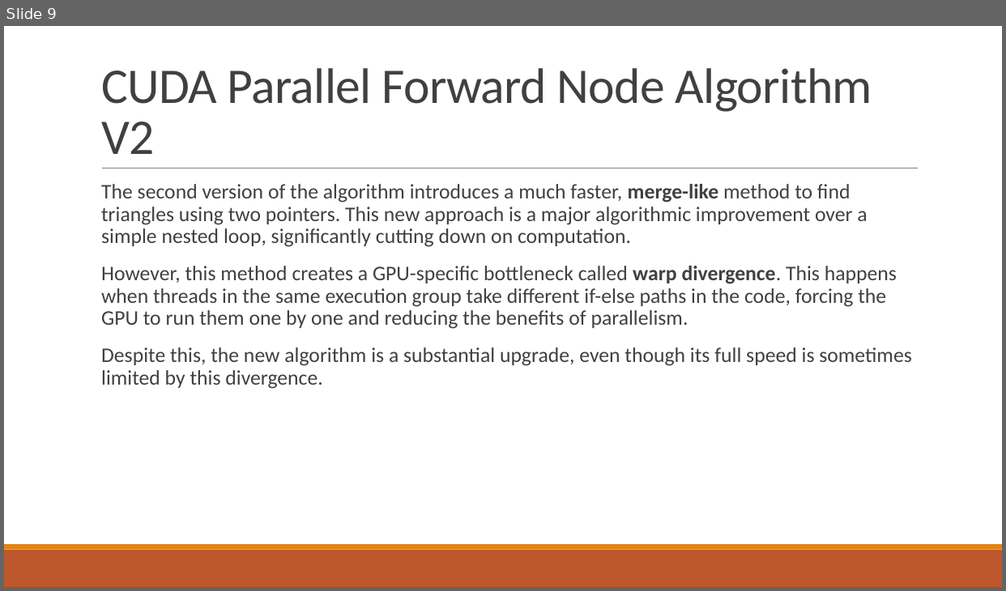
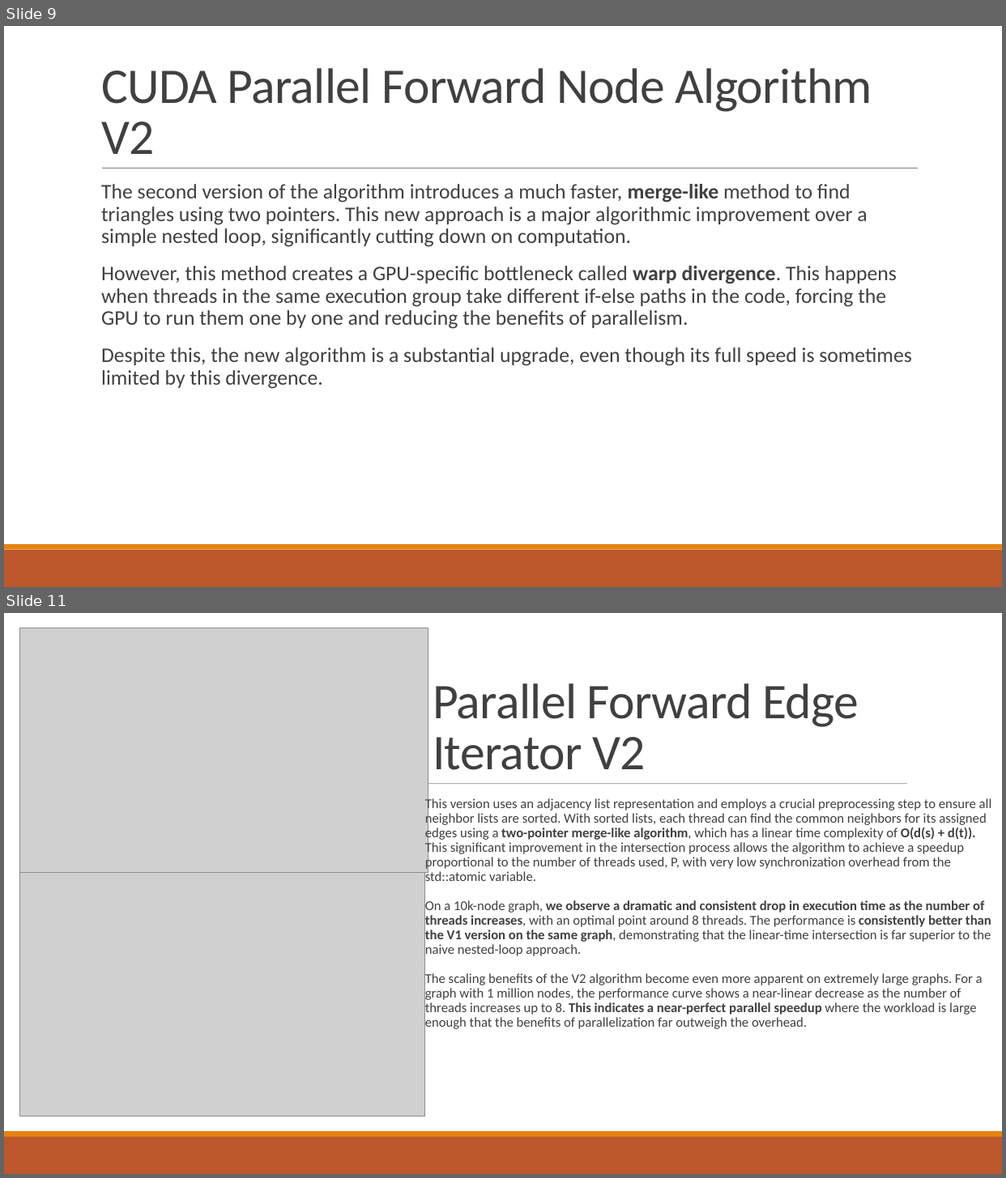
Before and after one commit to RiccardoRevalor/ParallelTriangleCounting, a slide deck: presentation.pptx. Shown one above the other, each under a label of ours: slide 9 before the commit, slides 9 and 11 after it; the slides between them are not shown. The pictures are 1006x591 and 1006x1178 pixels, drawn with LibreOffice and Linux fonts; fonts in the diff are those of the drawing; grey boxes stand for pictures. Boxes give left, top, right and bottom in pixels: in the first picture for what was removed or moved away, otherwise in the second. Text is boxed around its words. In the diff, an @@ line names an element or a change of style, - is before the commit and + after.

Commit message:
feat: slides parallel edge

```diff
--- a/presentation.pptx
+++ b/presentation.pptx
@@ slide 11 added at box(4, 613, 1002, 1174), background #FFFFFF @@
@@ rectangle added at box(4, 613, 1002, 1131), fill #FFFFFF @@
@@ picture added at box(19, 628, 428, 873) @@
@@ title added at box(432, 683, 859, 770), 48 pt, text #404040 @@
+Parallel Forward Edge Iterator V2
@@ text added at box(425, 797, 992, 1029), 13 pt, text #404040 @@
+This version uses an adjacency list representation and employs a crucial preprocessing step to ensure all neighbor lists are sorted. With sorted lists, each thread can find the common neighbors for its assigned edges using a two-pointer merge-like algorithm, which has a linear time complexity of O(d(s) + d(t)). This significant improvement in the intersection process allows the algorithm to achieve a speedup proportional to the number of threads used, P, with very low synchronization overhead from the std::atomic variable.
+On a 10k-node graph, we observe a dramatic and consistent drop in execution time as the number of threads increases, with an optimal point around 8 threads. The performance is consistently better than the V1 version on the same graph, demonstrating that the linear-time intersection is far superior to the naive nested-loop approach.
+The scaling benefits of the V2 algorithm become even more apparent on extremely large graphs. For a graph with 1 million nodes, the performance curve shows a near-linear decrease as the number of threads increases up to 8. This indicates a near-perfect parallel speedup where the workload is large enough that the benefits of parallelization far outweigh the overhead.
@@ line added from (428, 784) to (908, 784), #808080 0.5 pt @@
@@ picture added at box(19, 873, 424, 1116) @@
@@ rectangle added at box(4, 1131, 1002, 1137), fill #E48312 @@
@@ rectangle added at box(4, 1137, 1002, 1174), fill #BD582C @@
```
Also in this commit, not shown: 2 other slides added.
